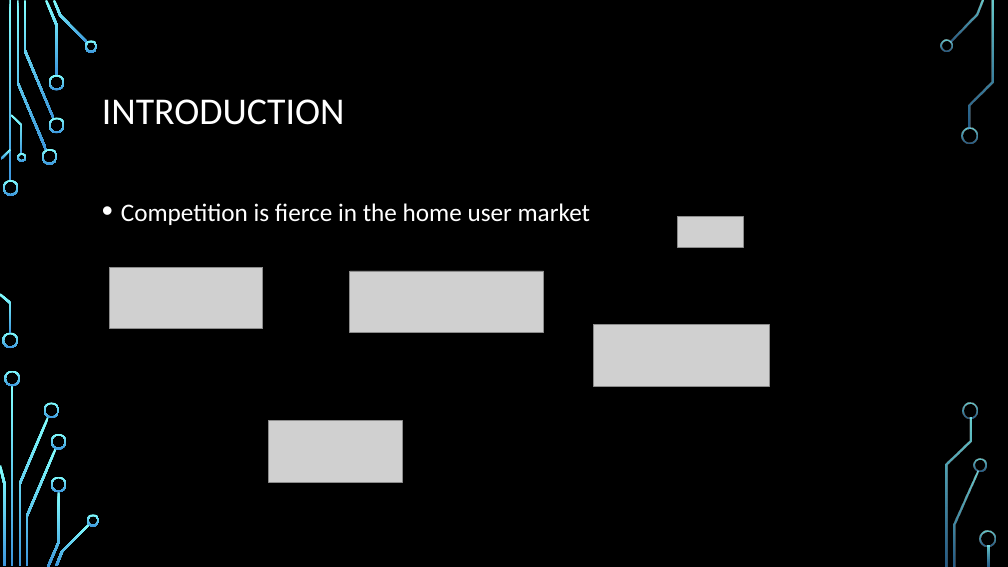
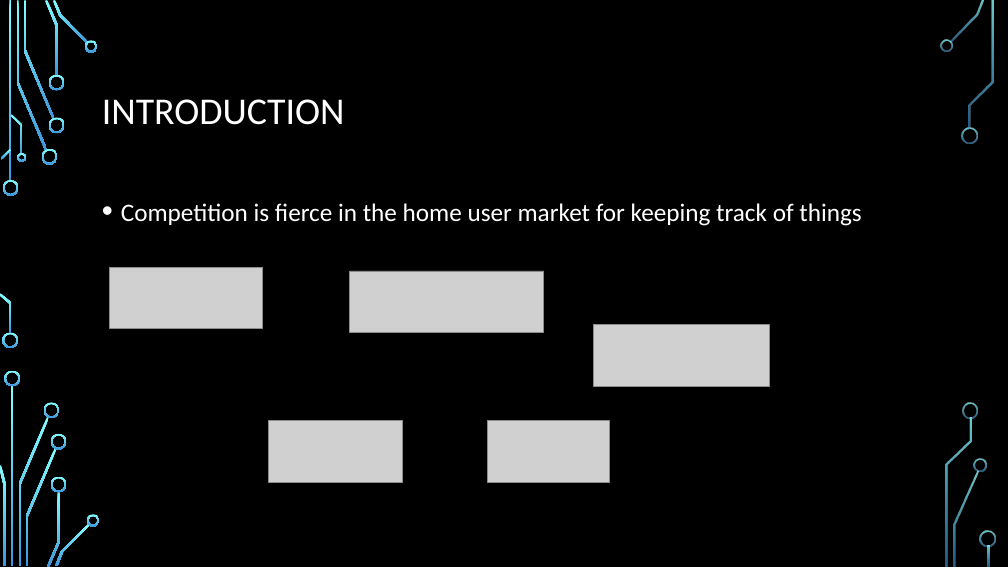
Before and after one commit to dontaylor6000/Group27_Tracker, a slide deck: slide 4 of Documentation/PDR.pptx. Drawn at 1008x567 pixels with LibreOffice and Linux fonts; fonts in the diff are those of the drawing; grey boxes stand for pictures; background and template pictures are left out. Boxes give left, top, right and bottom in pixels: in the first picture for what was removed or moved away, otherwise in the second. Text is boxed around its words. In the diff, an @@ line names an element or a change of style, - is before the commit and + after.

```diff
--- a/Documentation/PDR.pptx
+++ b/Documentation/PDR.pptx
@@ text at [121, 203, 861, 226]: text changed @@
-• Competition is fierce in the home user market
+• Competition is fierce in the home user market for keeping track of things
@@ picture: place and size @@
-picture at [678, 216, 743, 247]
+picture at [488, 421, 609, 482]
```
Also in this commit, not shown: 11 other slides changed, 2 slides added, 1 slide removed.
